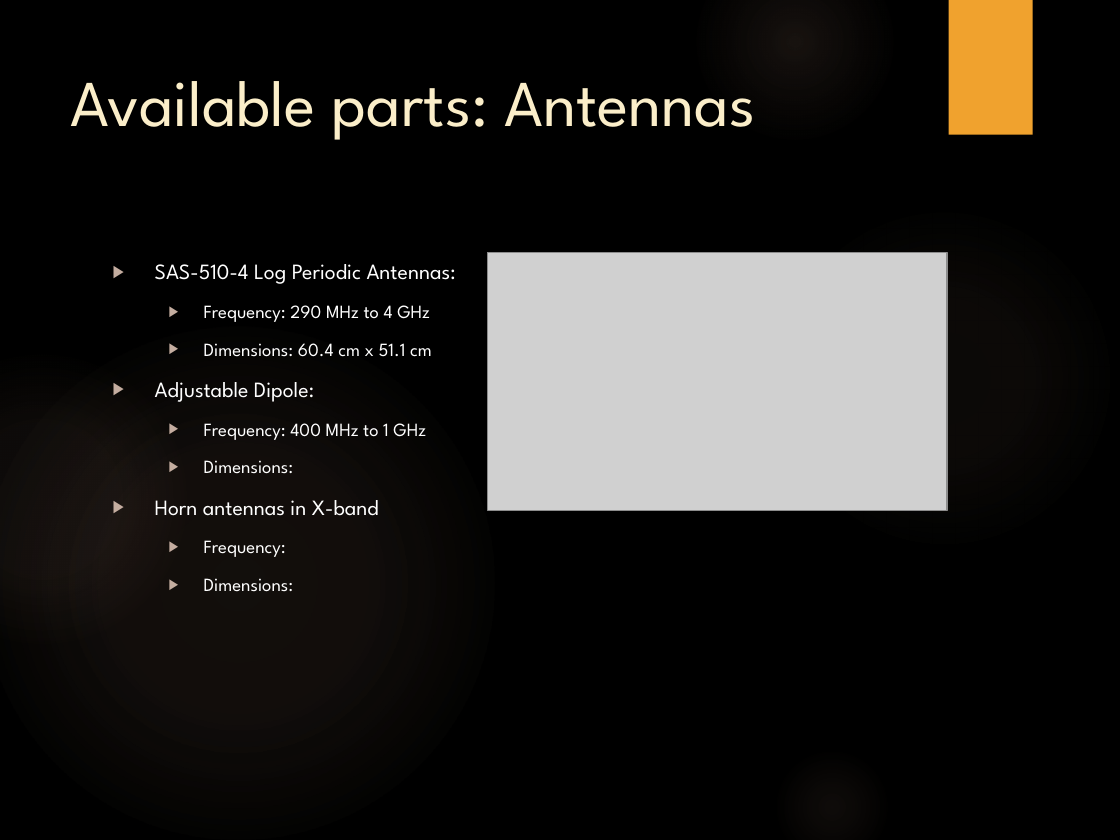
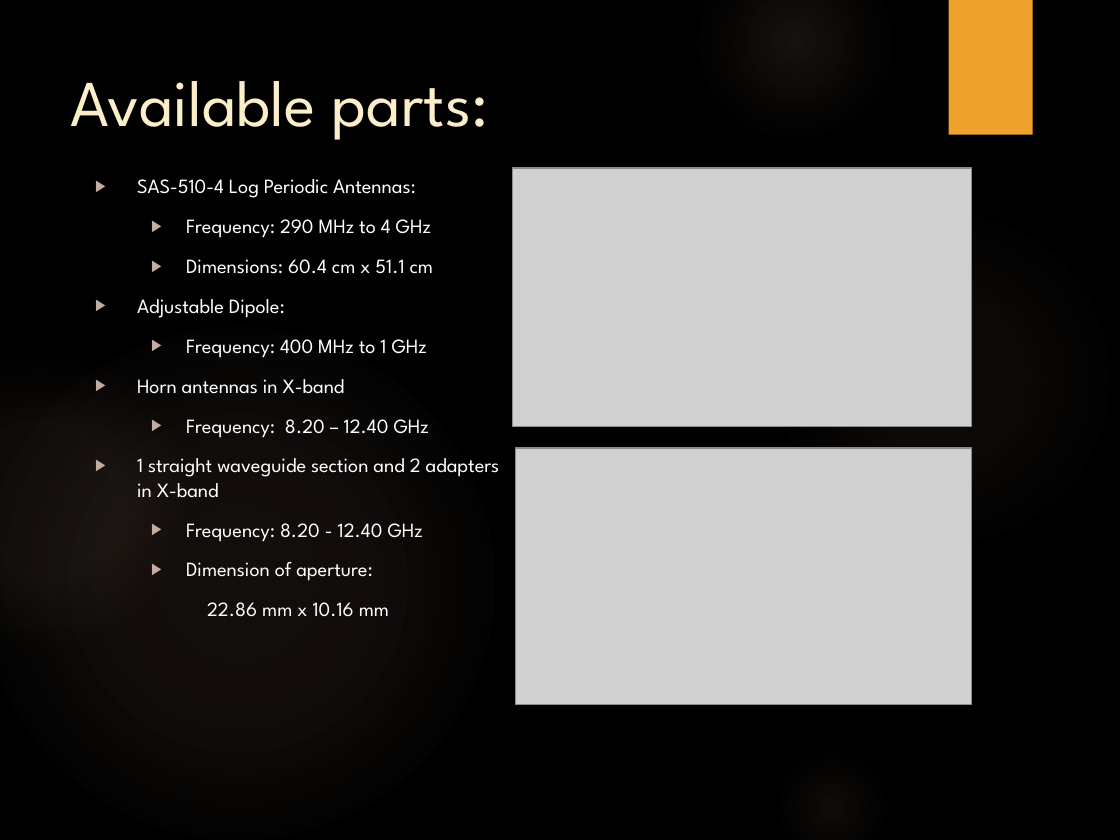
Before and after one commit to trankhiemha/ECE412-413-Capstone-Project-N3, a slide deck: slide 9 of Capstone project proposal presentation.pptx. Drawn at 1120x840 pixels with LibreOffice and Linux fonts; fonts in the diff are those of the drawing; grey boxes stand for pictures; background and template pictures are left out. Boxes give left, top, right and bottom in pixels: in the first picture for what was removed or moved away, otherwise in the second. Text is boxed around its words. In the diff, an @@ line names an element or a change of style, - is before the commit and + after.

```diff
--- a/Capstone project proposal presentation.pptx
+++ b/Capstone project proposal presentation.pptx
@@ title at (71, 81, 488, 140): text changed @@
-Available parts: Antennas
+Available parts:
@@ text "SAS-510-4 Log Periodic Antennas:": place and size @@
-text "SAS-510-4 Log Periodic Antennas:" at (155, 264, 456, 592)
+text "SAS-510-4 Log Periodic Antennas:" at (137, 179, 500, 617)
@@ text at (137, 179, 434, 358): size 14 to 13 pt in "SAS-510-4 Log Periodic Antennas:", "Adjustable Dipole:", "Horn antennas in X-band"; size 12 to 13 pt in "Frequency: 290 MHz to 4 GHz", "Dimensions: 60.4 cm x 51.1 cm", "Frequency: 400 MHz to 1 GHz" @@
@@ picture: place and size @@
-picture at (488, 252, 948, 511)
+picture at (512, 168, 971, 427)
@@ text at (137, 419, 500, 617): text changed; size 12 to 13 pt @@
-  ▶ Frequency:
-  ▶ Dimensions:
+  ▶ Frequency: 8.20 – 12.40 GHz
+▶ 1 straight waveguide section and 2 adapters in X-band
+  ▶ Frequency: 8.20 - 12.40 GHz
+  ▶ Dimension of aperture:
+22.86 mm x 10.16 mm
@@ picture added at (515, 448, 971, 704) @@
@@ text at (204, 460, 294, 474): paragraph removed @@
-  ▶ Dimensions:
```
Also in this commit, not shown: 2 other slides changed, 1 slide removed, 2 other files.
